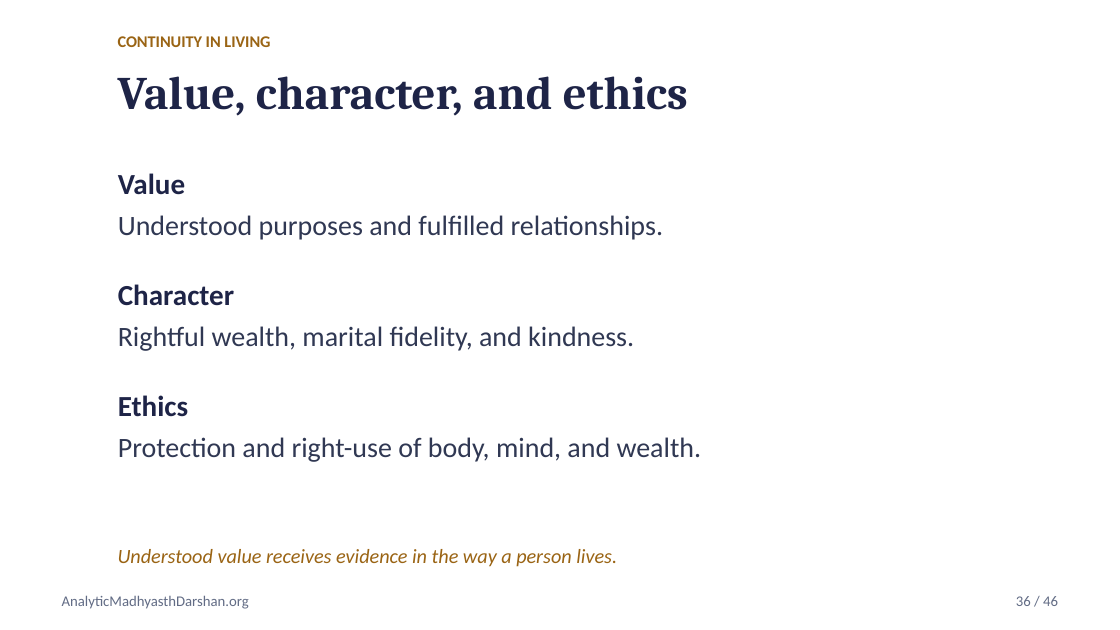
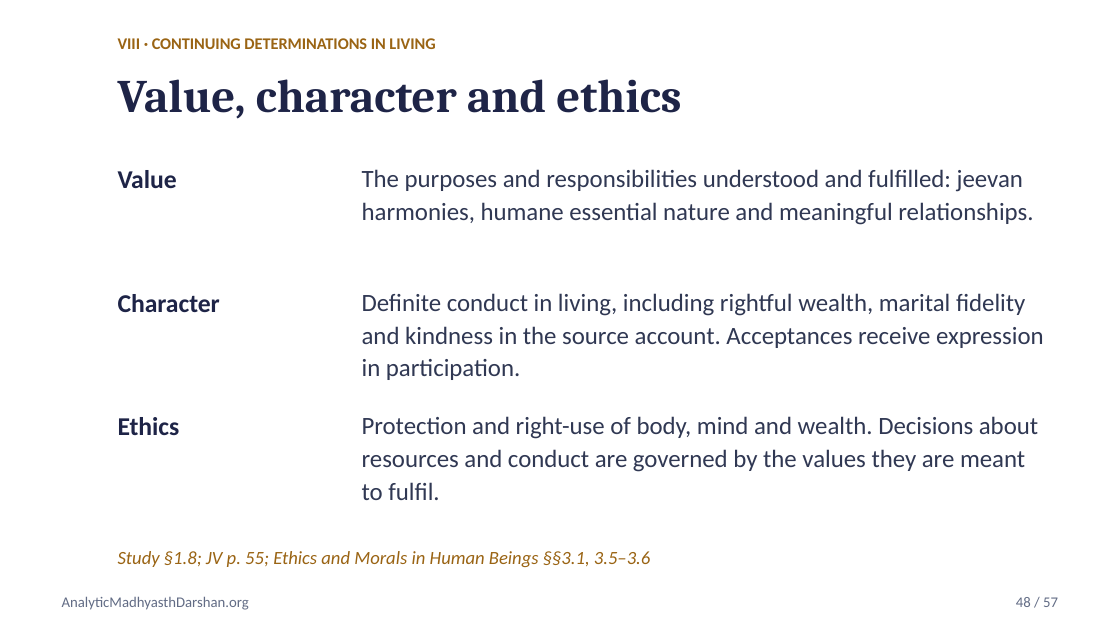
Before and after one commit to raghavamohan/AnalyticMadhyasthDarshan, a slide deck: slide 48 of Studies/Axiology-Value-Theory/Axiology-Value-Theory-Madhyasth-Darshan.pptx (slide 36 before the commit). Drawn at 1120x630 pixels with LibreOffice and Linux fonts; fonts in the diff are those of the drawing. Boxes give left, top, right and bottom in pixels: in the first picture for what was removed or moved away, otherwise in the second. Text is boxed around its words. In the diff, an @@ line names an element or a change of style, - is before the commit and + after.

Commit message:
Expand axiology companion deck with detailed value framework

```diff
--- a/Studies/Axiology-Value-Theory/Axiology-Value-Theory-Madhyasth-Darshan.pptx
+++ b/Studies/Axiology-Value-Theory/Axiology-Value-Theory-Madhyasth-Darshan.pptx
@@ text at [118,38,435,49]: text changed @@
-CONTINUITY IN LIVING
+VIII · CONTINUING DETERMINATIONS IN LIVING
@@ text at [118,79,681,119]: text changed @@
-Value, character, and ethics
+Value, character and ethics
@@ text at [362,169,1033,225]: text changed; size 18 to 16 pt @@
-Understood purposes and fulfilled relationships.
+The purposes and responsibilities understood and fulfilled: jeevan harmonies, humane essential nature and meaningful relationships.
@@ text at [362,293,1044,380]: text changed; size 18 to 16 pt @@
-Rightful wealth, marital fidelity, and kindness.
+Definite conduct in living, including rightful wealth, marital fidelity and kindness in the source account. Acceptances receive expression in participation.
@@ size 18.8 to 16.5 pt; line spacing 1 to 1.1 in 3 elements at [118,170,177,188], [118,294,220,312], [118,417,180,435] @@
@@ text "Ethics": place and size @@
-text "Ethics" at [118,395,188,417]
+text "Ethics" at [118,417,180,435]
@@ text at [362,416,1038,500]: text changed; size 18 to 16 pt @@
-Protection and right-use of body, mind, and wealth.
+Protection and right-use of body, mind and wealth. Decisions about resources and conduct are governed by the values they are meant to fulfil.
@@ text at [118,551,650,567]: text changed; size 13 to 12 pt @@
-Understood value receives evidence in the way a person lives.
+Study §1.8; JV p. 55; Ethics and Morals in Human Beings §§3.1, 3.5–3.6
@@ text at [1016,597,1058,607]: text changed @@
-36 / 46
+48 / 57
```
Also in this commit, not shown: 18 other slides changed, 38 slides added, 27 slides removed, 1 other file.
